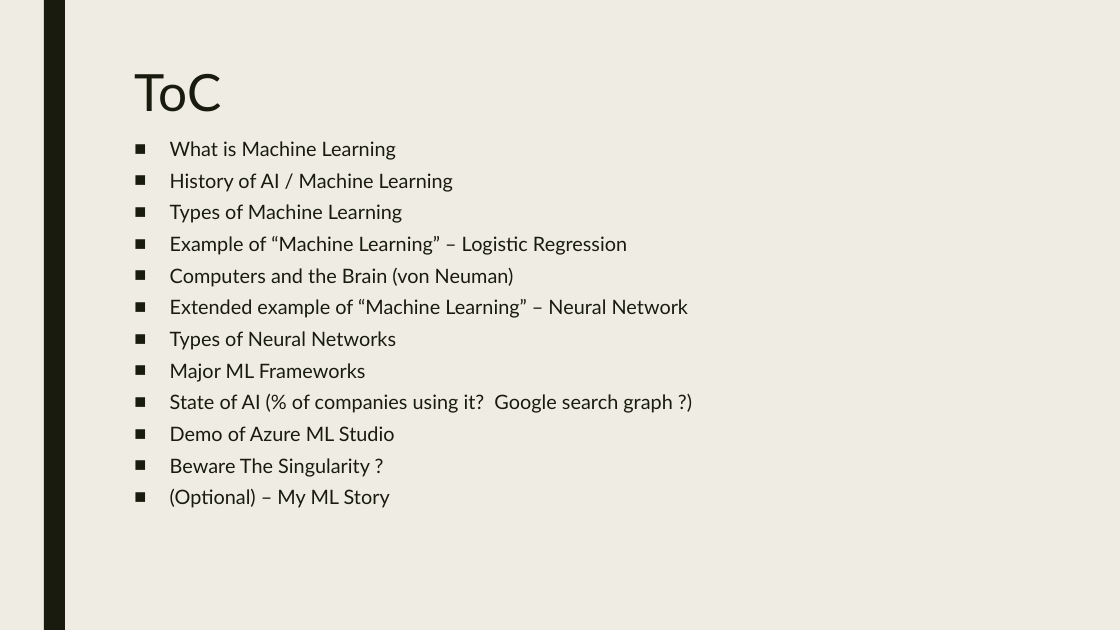
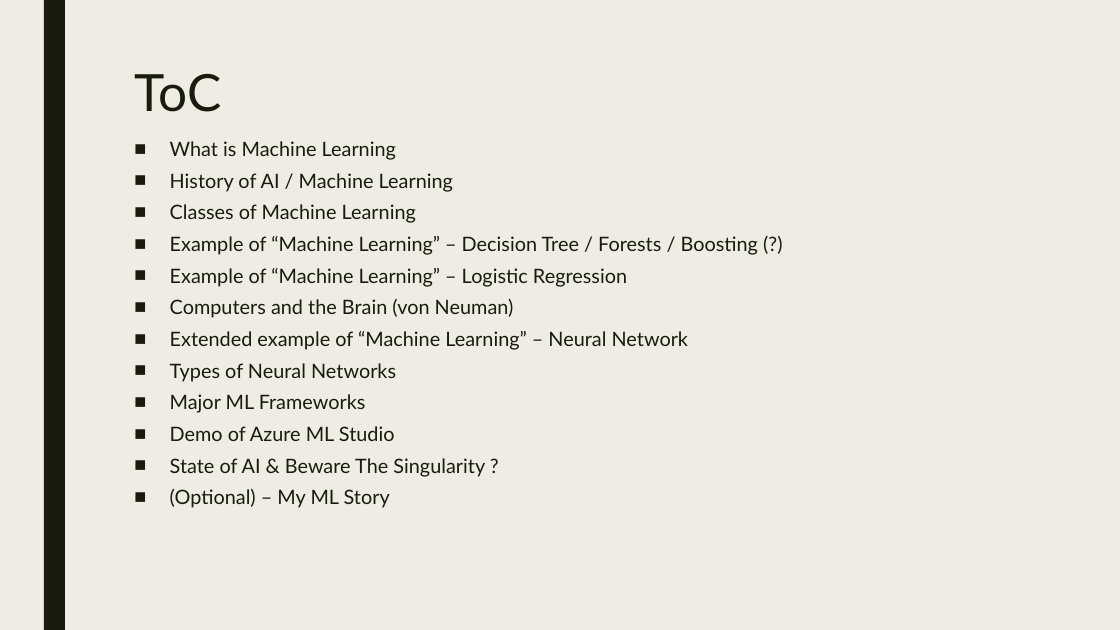
Before and after one commit to dougfoo/machineLearning, a slide deck: slide 2 of talks/MachineLearning101.pptx. Drawn at 1120x630 pixels with LibreOffice and Linux fonts; fonts in the diff are those of the drawing. Boxes give left, top, right and bottom in pixels: in the first picture for what was removed or moved away, otherwise in the second. Text is boxed around its words. In the diff, an @@ line names an element or a change of style, - is before the commit and + after.

```diff
--- a/talks/MachineLearning101.pptx
+++ b/talks/MachineLearning101.pptx
@@ text at <box>170,204,758,255</box>: text changed @@
-■ Types of Machine Learning
+■ Classes of Machine Learning
+■ Example of “Machine Learning” – Decision Tree / Forests / Boosting (?)
@@ text at <box>170,394,672,413</box>: paragraph removed @@
-■ State of AI (% of companies using it? Google search graph ?)
@@ text at <box>170,458,485,477</box>: text changed @@
-■ Beware The Singularity ?
+■ State of AI & Beware The Singularity ?
```
Also in this commit, not shown: 1 other slide changed, 10 slides added.
